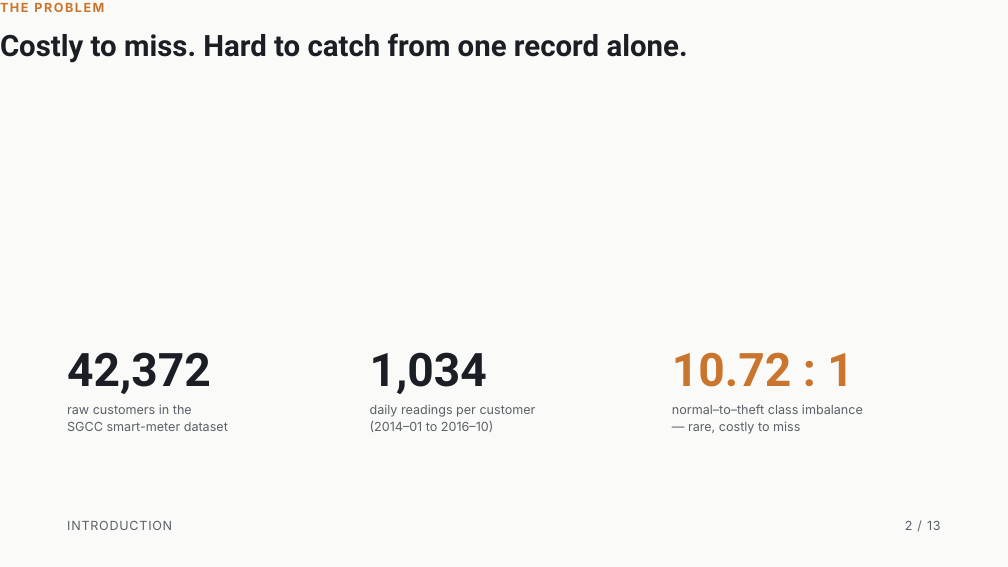
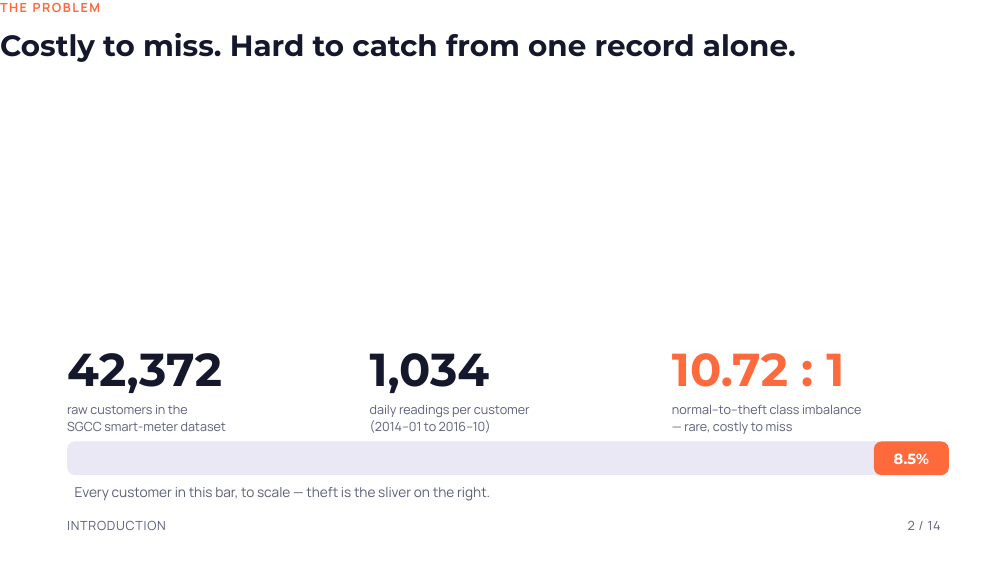
Before and after one commit to paarthjpg/electricity-theft-detection, a slide deck: slide 2 of Electricity Theft Detection Using Machine Learning.pptx. Drawn at 1008x567 pixels with LibreOffice and Linux fonts; fonts in the diff are those of the drawing. Boxes give left, top, right and bottom in pixels: in the first picture for what was removed or moved away, otherwise in the second. Text is boxed around its words. In the diff, an @@ line names an element or a change of style, - is before the commit and + after.

Commit message:
Redesign slide deck: bright palette, new type, added diagrams
Swap the muted charcoal/copper palette for a bright indigo/tangerine/
teal one and Space Grotesk+Inter for Sora+Manrope. Add a new system-
architecture slide (data -> 3 models -> evaluation, fan-out/fan-in
diagram) and a to-scale ratio bar visualizing the 10.72:1 class
imbalance on the problem slide.

```diff
--- a/Electricity Theft Detection Using Machine Learning.pptx
+++ b/Electricity Theft Detection Using Machine Learning.pptx
@@ background #FAFAF8 to #FFFFFF @@
@@ text "THE PROBLEM" at box(0, 2, 101, 12): font Inter to Manrope, text colour #C9752E to #FF6A3D @@
@@ font Roboto to Montserrat, text colour #1B1E24 to #15182C in 3 elements at box(0, 33, 796, 62), box(67, 353, 222, 393), box(370, 353, 490, 393) @@
@@ text "10.72 : 1" at box(672, 353, 844, 387): font Roboto to Montserrat, text colour #C9752E to #FF6A3D @@
@@ rounded rectangle added at box(67, 442, 949, 475), fill #EAE8F5 @@
@@ rounded rectangle added at box(874, 442, 949, 475), fill #FF6A3D, 14 pt, text #FFFFFF, bold @@
+8.5%
@@ text added at box(75, 487, 490, 501), 13 pt, text #5B5E78 @@
+Every customer in this bar, to scale — theft is the sliver on the right.
@@ font Inter to Manrope, text colour #5B6168 to #5B5E78 in 4 elements at box(67, 405, 226, 431), box(370, 405, 530, 433), box(672, 405, 862, 434), box(67, 521, 166, 530) @@
@@ text at box(908, 521, 941, 530): text changed; font Inter to Manrope; text colour #5B6168 to #5B5E78 @@
-2 / 13
+2 / 14
```
Also in this commit, not shown: 12 other slides changed, 1 slide added.
